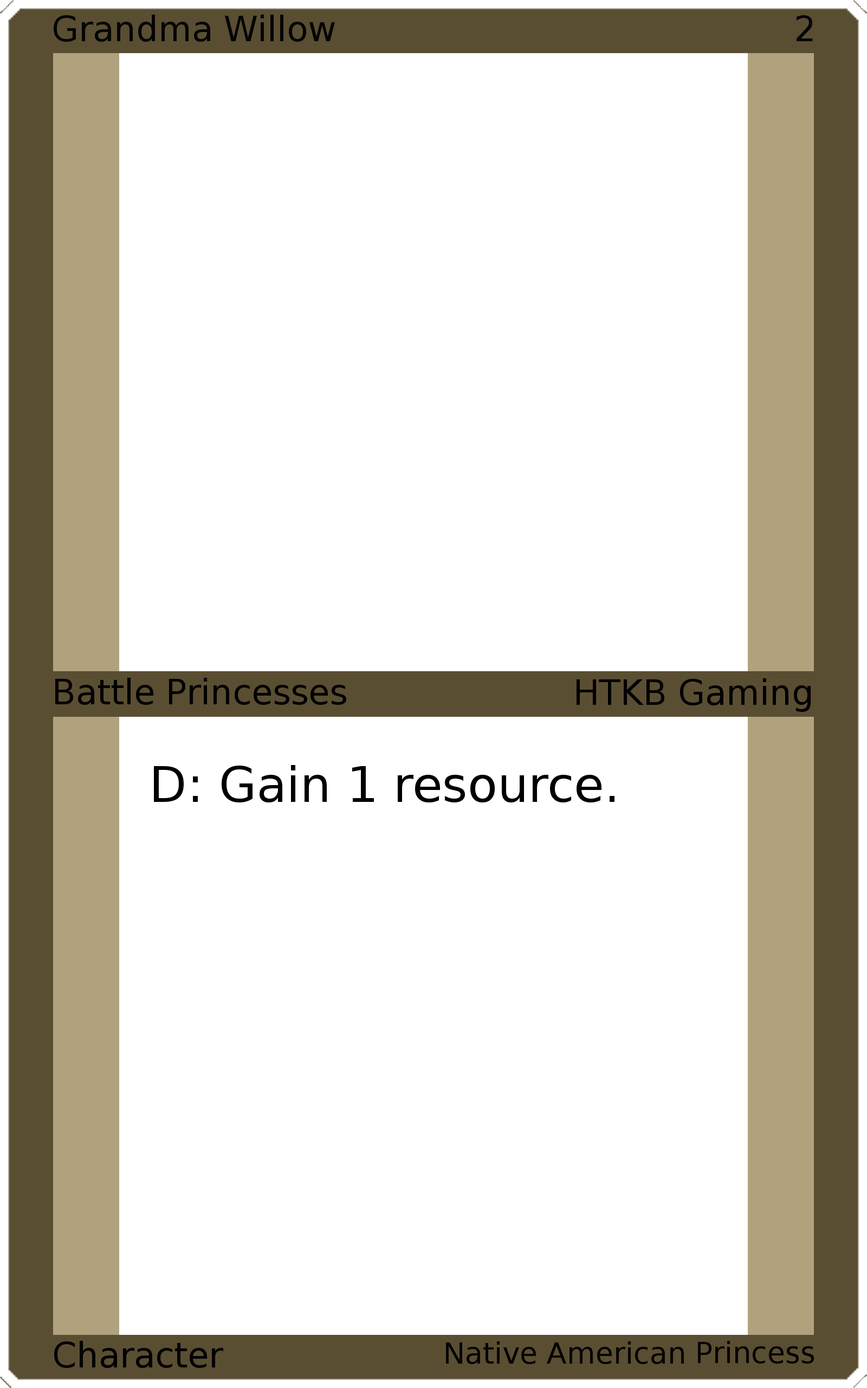
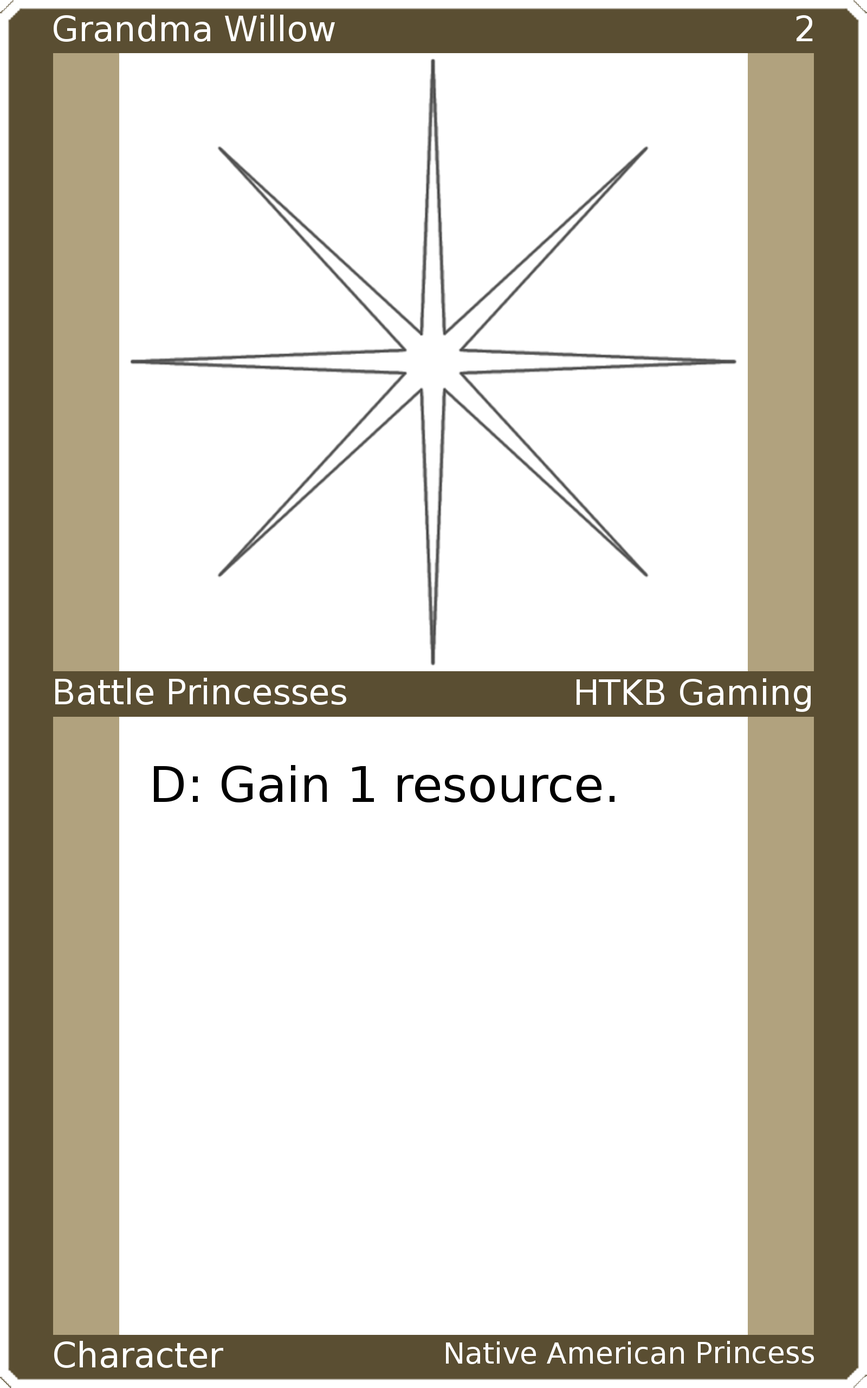
Two versions of the same layered image (867x1388). Layer-by-layer changes:
painted on "Upper Left" over [53, 14, 335, 42]
painted on "Upper Right" over [796, 15, 814, 42]
painted on "Mid Left" over [55, 677, 347, 705]
painted on "Mid Right" over [576, 678, 811, 712]
painted on "Bottom Left" over [54, 1340, 224, 1368]
painted on "Bottom Right" over [446, 1340, 815, 1364]
added layer "Art" above "Top Background" over [129, 57, 738, 666]
